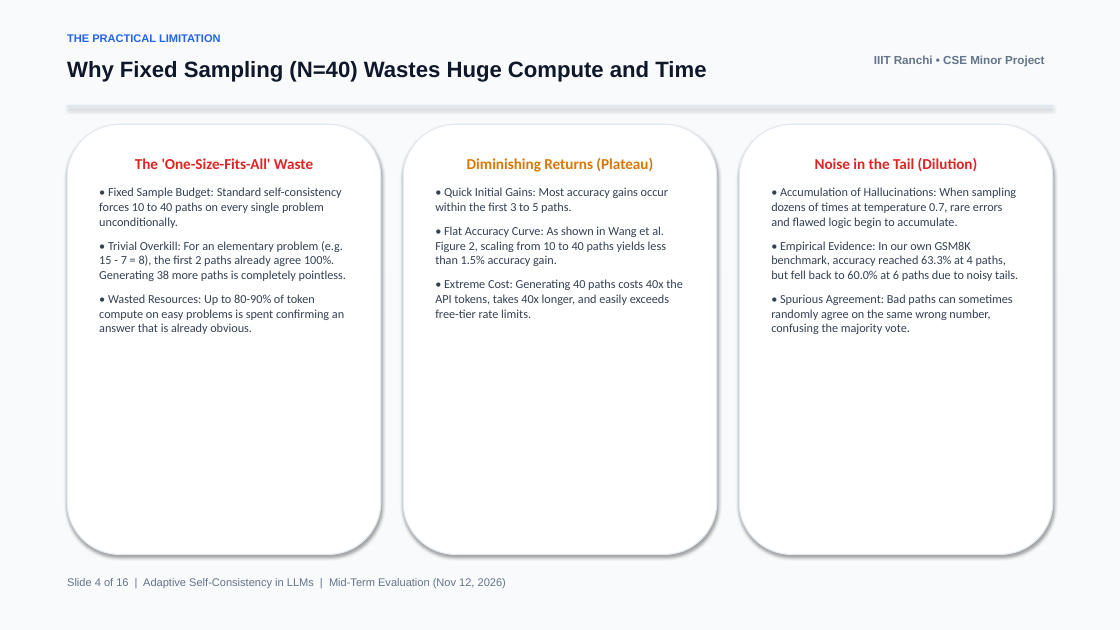
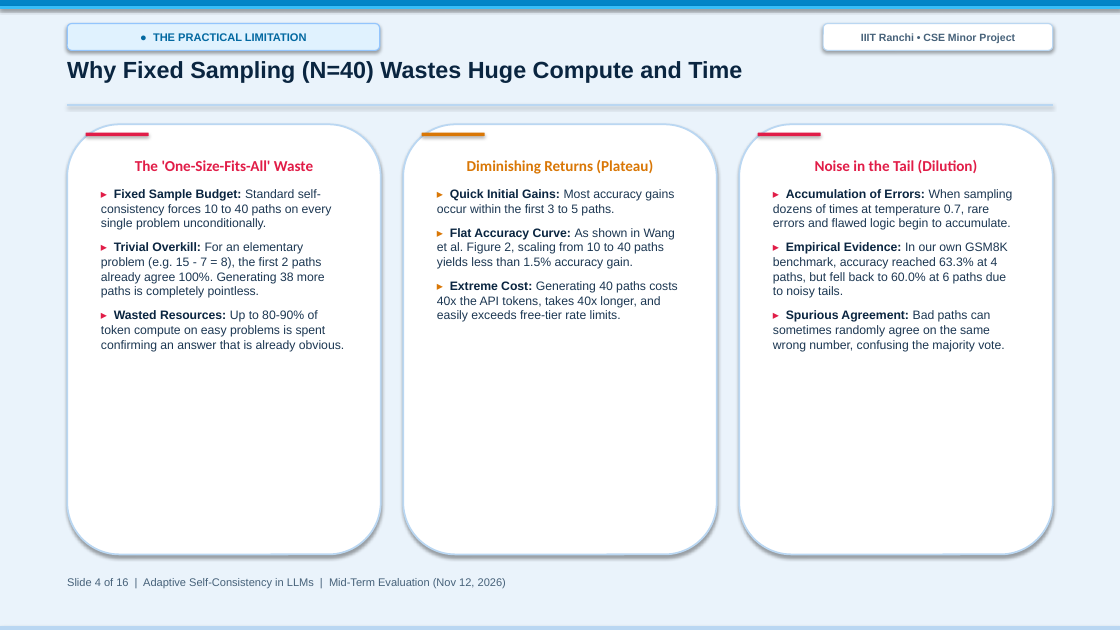
Before and after one commit to AbhinavKr0110/minor_project, a slide deck: slide 4 of presentation.pptx. Drawn at 1120x630 pixels with LibreOffice and Linux fonts; fonts in the diff are those of the drawing. Boxes give left, top, right and bottom in pixels: in the first picture for what was removed or moved away, otherwise in the second. Text is boxed around its words. In the diff, an @@ line names an element or a change of style, - is before the commit and + after.

```diff
--- a/presentation.pptx
+++ b/presentation.pptx
@@ rectangle at <box>0,0,1120,630</box>: fill #F8FAFC to #EAF3FB; outline #F8FAFC 0.75 pt to #EAF3FB 0.75 pt @@
@@ rectangle added at <box>0,0,1120,7</box>, fill #0284C7, outline #0284C7 0.75 pt @@
@@ rectangle added at <box>0,7,1120,8</box>, fill #38BDF8, outline #38BDF8 0.75 pt @@
@@ rounded rectangle "● THE PRACTICAL LIMITATION": place and size @@
-rounded rectangle "● THE PRACTICAL LIMITATION" at <box>67,34,221,42</box>
+rounded rectangle "● THE PRACTICAL LIMITATION" at <box>67,24,380,50</box>
@@ rounded rectangle "● THE PRACTICAL LIMITATION" at <box>67,24,380,50</box>: vertical alignment top to middle; fill none to #E0F2FE; outline none to #93C5FD 1 pt; shadow on @@
@@ rounded rectangle "IIIT Ranchi • CSE Minor ...": place and size @@
-rounded rectangle "IIIT Ranchi • CSE Minor ..." at <box>874,55,1044,67</box>
+rounded rectangle "IIIT Ranchi • CSE Minor ..." at <box>823,24,1053,50</box>
@@ rounded rectangle "IIIT Ranchi • CSE Minor ..." at <box>823,24,1053,50</box>: size 10 to 9 pt, text colour #64748B to #47627A; alignment right to centre; vertical alignment top to middle; fill none to #FFFFFF; outline none to #BAD7F2 1 pt; shadow on @@
@@ text "Why Fixed Sampling (N=40) Wastes ..." at <box>67,61,742,83</box>: size 19 to 20 pt, text colour #0F172A to #0A2540 @@
@@ text in rounded rectangle at <box>153,33,307,41</box>: text changed; text colour #2563EB to #0369A1 @@
-THE PRACTICAL LIMITATION
+● THE PRACTICAL LIMITATION
@@ rectangle at <box>67,104,1053,106</box>: fill #E2E8F0 to #BAD7F2; outline #E2E8F0 0.75 pt to #BAD7F2 0.75 pt @@
@@ rounded rectangle added at <box>86,133,149,136</box>, fill #E11D48 @@
@@ rounded rectangle added at <box>422,133,485,136</box>, fill #D97706 @@
@@ outline #E2E8F0 1 pt to #BAD7F2 1.5 pt in 3 elements at <box>67,124,381,555</box>, <box>403,124,717,555</box>, <box>739,124,1053,555</box> @@
@@ rounded rectangle added at <box>758,133,821,136</box>, fill #E11D48 @@
@@ text in rounded rectangle at <box>135,160,313,171</box>: text colour #DC2626 to #E11D48 in "The 'One-Size-Fits-All' Waste" @@
@@ text in rounded rectangle at <box>815,160,978,173</box>: text colour #DC2626 to #E11D48 in "Noise in the Tail (Dilution)" @@
@@ text in rounded rectangle at <box>101,189,344,352</box>: text changed; font Calibri to Arial; text colour #334155 to #1C3752 @@
-• Fixed Sample Budget: Standard self-consistency forces 10 to 40 paths on every single problem unconditionally.
-• Trivial Overkill: For an elementary problem (e.g. 15 - 7 = 8), the first 2 paths already agree 100%. Generating 38 more paths is completely pointless.
-• Wasted Resources: Up to 80-90% of token compute on easy problems is spent confirming an answer that is already obvious.
+▸ Fixed Sample Budget: Standard self-consistency forces 10 to 40 paths on every single problem unconditionally.
+▸ Trivial Overkill: For an elementary problem (e.g. 15 - 7 = 8), the first 2 paths already agree 100%. Generating 38 more paths is completely pointless.
+▸ Wasted Resources: Up to 80-90% of token compute on easy problems is spent confirming an answer that is already obvious.
@@ text in rounded rectangle at <box>437,189,677,322</box>: text changed; font Calibri to Arial; text colour #334155 to #1C3752 @@
-• Quick Initial Gains: Most accuracy gains occur within the first 3 to 5 paths.
-• Flat Accuracy Curve: As shown in Wang et al. Figure 2, scaling from 10 to 40 paths yields less than 1.5% accuracy gain.
-• Extreme Cost: Generating 40 paths costs 40x the API tokens, takes 40x longer, and easily exceeds free-tier rate limits.
+▸ Quick Initial Gains: Most accuracy gains occur within the first 3 to 5 paths.
+▸ Flat Accuracy Curve: As shown in Wang et al. Figure 2, scaling from 10 to 40 paths yields less than 1.5% accuracy gain.
+▸ Extreme Cost: Generating 40 paths costs 40x the API tokens, takes 40x longer, and easily exceeds free-tier rate limits.
@@ text in rounded rectangle at <box>773,189,1013,352</box>: text changed; font Calibri to Arial; text colour #334155 to #1C3752 @@
-• Accumulation of Hallucinations: When sampling dozens of times at temperature 0.7, rare errors and flawed logic begin to accumulate.
-• Empirical Evidence: In our own GSM8K benchmark, accuracy reached 63.3% at 4 paths, but fell back to 60.0% at 6 paths due to noisy tails.
-• Spurious Agreement: Bad paths can sometimes randomly agree on the same wrong number, confusing the majority vote.
+▸ Accumulation of Errors: When sampling dozens of times at temperature 0.7, rare errors and flawed logic begin to accumulate.
+▸ Empirical Evidence: In our own GSM8K benchmark, accuracy reached 63.3% at 4 paths, but fell back to 60.0% at 6 paths due to noisy tails.
+▸ Spurious Agreement: Bad paths can sometimes randomly agree on the same wrong number, confusing the majority vote.
@@ text "Slide 4 of 16 | ..." at <box>67,578,506,588</box>: text colour #64748B to #47627A @@
@@ rectangle added at <box>0,627,1120,630</box>, fill #BAD7F2, outline #BAD7F2 0.75 pt @@
```
Also in this commit, not shown: 15 other slides changed, 4 other files.
